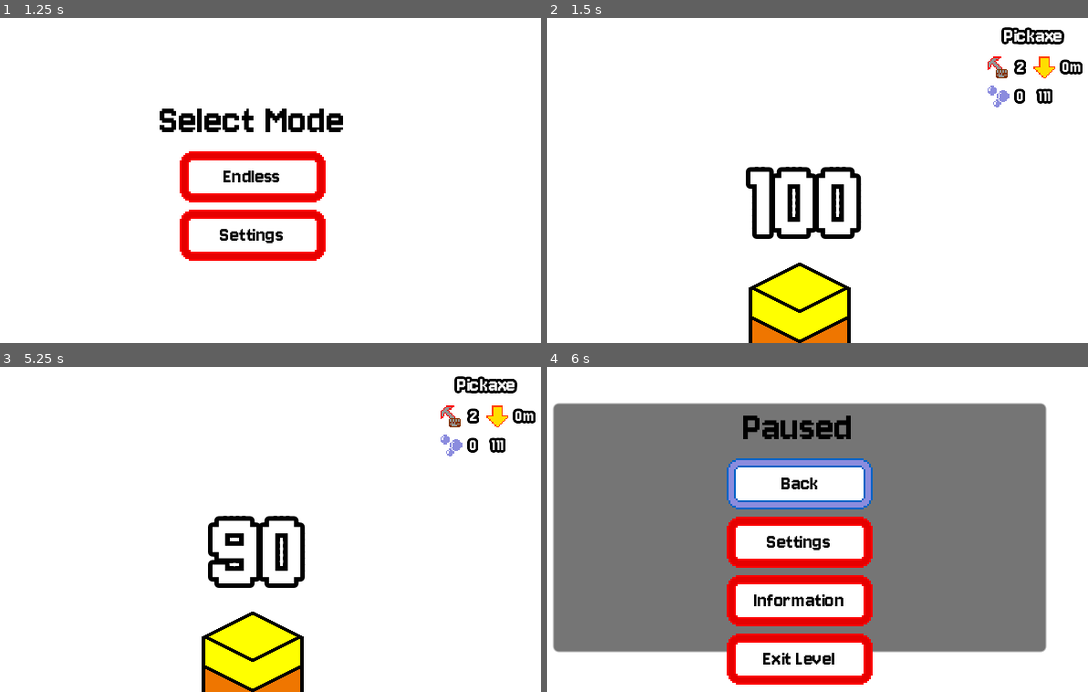
Above: before the commit, frames 1-4 (two rows, left to right).
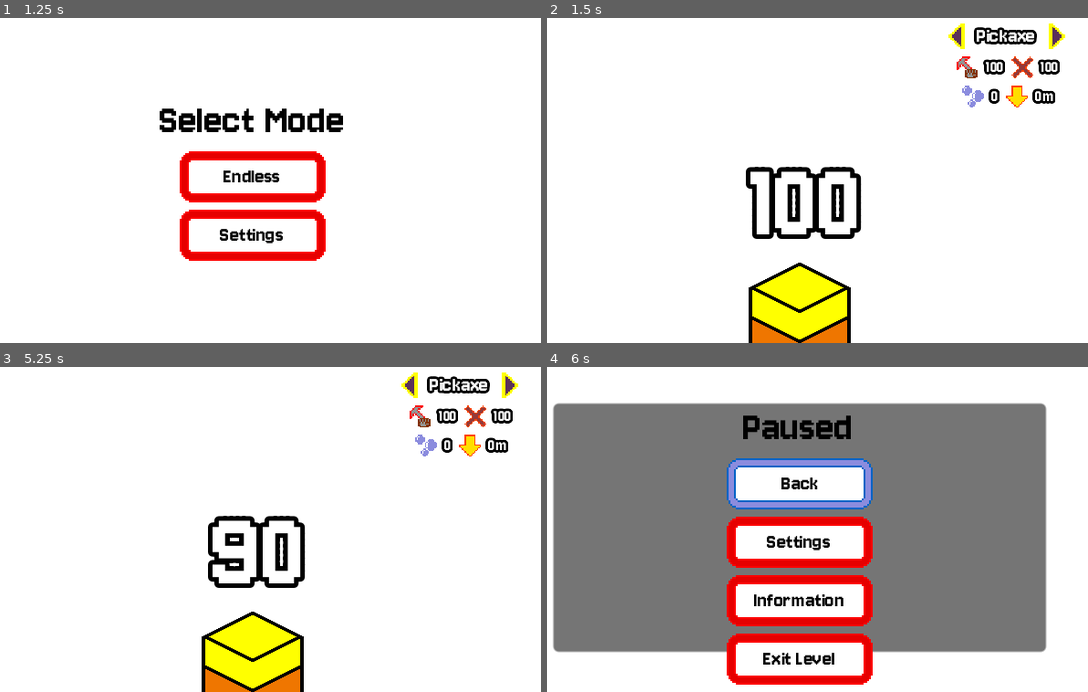
Above: after the commit, the same moments.

Repository: tfcb93/block-in-bits
Game: Godot game, scene res://Scenes/game.tscn
The game is run twice, just before and just after one commit, with the same random seed, the same clock (stepped at 60 frames per second) and the same inputs.
Inputs:
- Up to frame 1 (1.25 s): tap Enter (start) at 0.5 s; hold Right (right) from 0.53 s (still down); hold Z (action) from 0.53 s (still down)
- Up to frame 2 (1.5 s): release Right (right) at 1.25 s; release Z (action) at 1.25 s; click "Endless" at 1.25 s
- Up to frame 3 (5.25 s): tap Enter (start) at 2, 4.25 s; hold Left (left) 2.03-2.75 s; tap X (secondary) at 2.1 s; click "Information" at 2.75 s; click "Back" at 3.5 s; hold Enter (start) 4.28-5.03 s; hold Right (right) from 4.28 s (still down); tap Z (action) at 5.1 s
- Up to frame 4 (6 s): tap Enter (start) at 5.75 s; release Right (right) at 5.78 s; hold Left (left) from 5.78 s (still down); hold X (secondary) from 5.78 s (still down)

Frame 1 is identical in both runs. In frame 2, 2.2% of the frame differs, in the area x 74-99%, y 1-28%; in frame 3, 2.2%; in frame 4, nothing differs.

Commit message:
Adjusts player's interface layout a little bit more

Diff:
--- a/Scenes/player.tscn
+++ b/Scenes/player.tscn
@@ -1,11 +1,13 @@
-[gd_scene load_steps=7 format=3 uid="uid://e5naf2jx66xg"]
+[gd_scene load_steps=9 format=3 uid="uid://e5naf2jx66xg"]
 
 [ext_resource type="Script" path="res://Scripts/player.gd" id="1_pl5h6"]
 [ext_resource type="LabelSettings" uid="uid://d1w54wy8w8lj3" path="res://Resources/player_info_label.tres" id="2_gwkn7"]
+[ext_resource type="Texture2D" uid="uid://cqlw6ackqqhpu" path="res://Resources/Images/arrow.png" id="2_m0a82"]
 [ext_resource type="LabelSettings" uid="uid://cjjnsblduleoc" path="res://Resources/small_label_text.tres" id="2_oxxax"]
 [ext_resource type="Texture2D" uid="uid://dn4inyxto5cb1" path="res://Resources/Images/resistance.png" id="2_svvc8"]
 [ext_resource type="Texture2D" uid="uid://tawcavopjwj0" path="res://Resources/Images/points.png" id="4_uwk3q"]
 [ext_resource type="Texture2D" uid="uid://cp15xdm78bp1p" path="res://Resources/Images/down.png" id="4_wxapv"]
+[ext_resource type="Texture2D" uid="uid://dg4n8j8jjqkml" path="res://Resources/Images/multi.png" id="5_h1xnh"]
 
 [node name="Player" type="Node2D"]
 script = ExtResource("1_pl5h6")
@@ -26,15 +28,32 @@
 [node name="VBoxContainer" type="VBoxContainer" parent="interface/HBoxContainer"]
 layout_mode = 2
 
-[node name="intf_tool_name" type="Label" parent="interface/HBoxContainer/VBoxContainer"]
+[node name="HBoxContainer2" type="HBoxContainer" parent="interface/HBoxContainer/VBoxContainer"]
+custom_minimum_size = Vector2(80, 0)
+layout_mode = 2
+alignment = 1
+
+[node name="TextureRect" type="TextureRect" parent="interface/HBoxContainer/VBoxContainer/HBoxContainer2"]
+layout_mode = 2
+texture = ExtResource("2_m0a82")
+expand_mode = 2
+
+[node name="intf_tool_name" type="Label" parent="interface/HBoxContainer/VBoxContainer/HBoxContainer2"]
 unique_name_in_owner = true
 layout_mode = 2
 text = "Tool name"
 label_settings = ExtResource("2_oxxax")
 horizontal_alignment = 1
 
+[node name="TextureRect2" type="TextureRect" parent="interface/HBoxContainer/VBoxContainer/HBoxContainer2"]
+layout_mode = 2
+texture = ExtResource("2_m0a82")
+expand_mode = 2
+flip_h = true
+
 [node name="HBoxContainer" type="HBoxContainer" parent="interface/HBoxContainer/VBoxContainer"]
 layout_mode = 2
+alignment = 1
 
 [node name="intf_tool_img" type="TextureRect" parent="interface/HBoxContainer/VBoxContainer/HBoxContainer"]
 unique_name_in_owner = true
@@ -49,20 +68,21 @@
 text = "100"
 label_settings = ExtResource("2_gwkn7")
 
-[node name="TextureRect" type="TextureRect" parent="interface/HBoxContainer/VBoxContainer/HBoxContainer"]
+[node name="intf_multiplier_img" type="TextureRect" parent="interface/HBoxContainer/VBoxContainer/HBoxContainer"]
 layout_mode = 2
-texture = ExtResource("4_wxapv")
+texture = ExtResource("5_h1xnh")
 expand_mode = 2
 
-[node name="intf_depth" type="Label" parent="interface/HBoxContainer/VBoxContainer/HBoxContainer"]
+[node name="intf_tool_multiplier" type="Label" parent="interface/HBoxContainer/VBoxContainer/HBoxContainer"]
 unique_name_in_owner = true
 layout_mode = 2
-text = "0m"
+text = "100"
 label_settings = ExtResource("2_gwkn7")
 horizontal_alignment = 2
 
 [node name="HBoxContainer3" type="HBoxContainer" parent="interface/HBoxContainer/VBoxContainer"]
 layout_mode = 2
+alignment = 1
 
 [node name="TextureRect" type="TextureRect" parent="interface/HBoxContainer/VBoxContainer/HBoxContainer3"]
 texture_filter = 1
@@ -77,11 +97,14 @@
 label_settings = ExtResource("2_gwkn7")
 vertical_alignment = 3
 
-[node name="TextureRect2" type="TextureRect" parent="interface/HBoxContainer/VBoxContainer/HBoxContainer3"]
+[node name="TextureRect3" type="TextureRect" parent="interface/HBoxContainer/VBoxContainer/HBoxContainer3"]
 layout_mode = 2
+texture = ExtResource("4_wxapv")
+expand_mode = 2
 
-[node name="Label2" type="Label" parent="interface/HBoxContainer/VBoxContainer/HBoxContainer3"]
+[node name="intf_depth" type="Label" parent="interface/HBoxContainer/VBoxContainer/HBoxContainer3"]
+unique_name_in_owner = true
 layout_mode = 2
-text = "111"
+text = "0m"
 label_settings = ExtResource("2_gwkn7")
 horizontal_alignment = 2
--- a/Scripts/player.gd
+++ b/Scripts/player.gd
@@ -22,7 +22,7 @@
 	load_player_tools();
 	assert(len(player_tools) > 0, "You need to insert tools for the player!");
 
-	update_interface_values();
+	update_interface_player_points();
 	update_interface_tool_name();
 
 func load_player_tools() -> void:
@@ -34,15 +34,19 @@
 func get_actual_player_tool() -> Tool:
 	return player_tools[selected_tool_index];
 
-func update_interface_values():
+func update_interface_tool_values() -> void:
+	update_interface_tool_name();
 	update_interface_tool_resistence();
-	update_interface_player_points();
+	update_interdace_tool_multiplier();
 
 func update_interface_tool_resistence() -> void:
 	%intf_tool_resistance.text = str(player_tools[selected_tool_index].resistance);
 
 func update_interface_tool_name() -> void:
 	%intf_tool_name.text = player_tools[selected_tool_index].name;
+
+func update_interdace_tool_multiplier() -> void:
+	%intf_tool_multiplier.text = str(player_tools[selected_tool_index].point_multiplier)
 
 func update_interface_player_points() -> void:
 	%intf_player_points.text = str(points);
@@ -68,8 +72,7 @@
 		selected_tool_index = len(player_tools) - 1;
 	else:
 		selected_tool_index += index_direction;
-	update_interface_tool_name();
-	update_interface_tool_resistence();
+	update_interface_tool_values();
 
 func _on_open_shop() -> void:
 	Events.emit_signal("inform_shop_player_points", points);
Binary file added: Resources/Images/arrow.png
Not shown, added: Resources/Images/arrow.png.import
Binary file added: Resources/Images/multi.png
Not shown, added: Resources/Images/multi.png.import
Binary file changed: Resources/icons.aseprite
